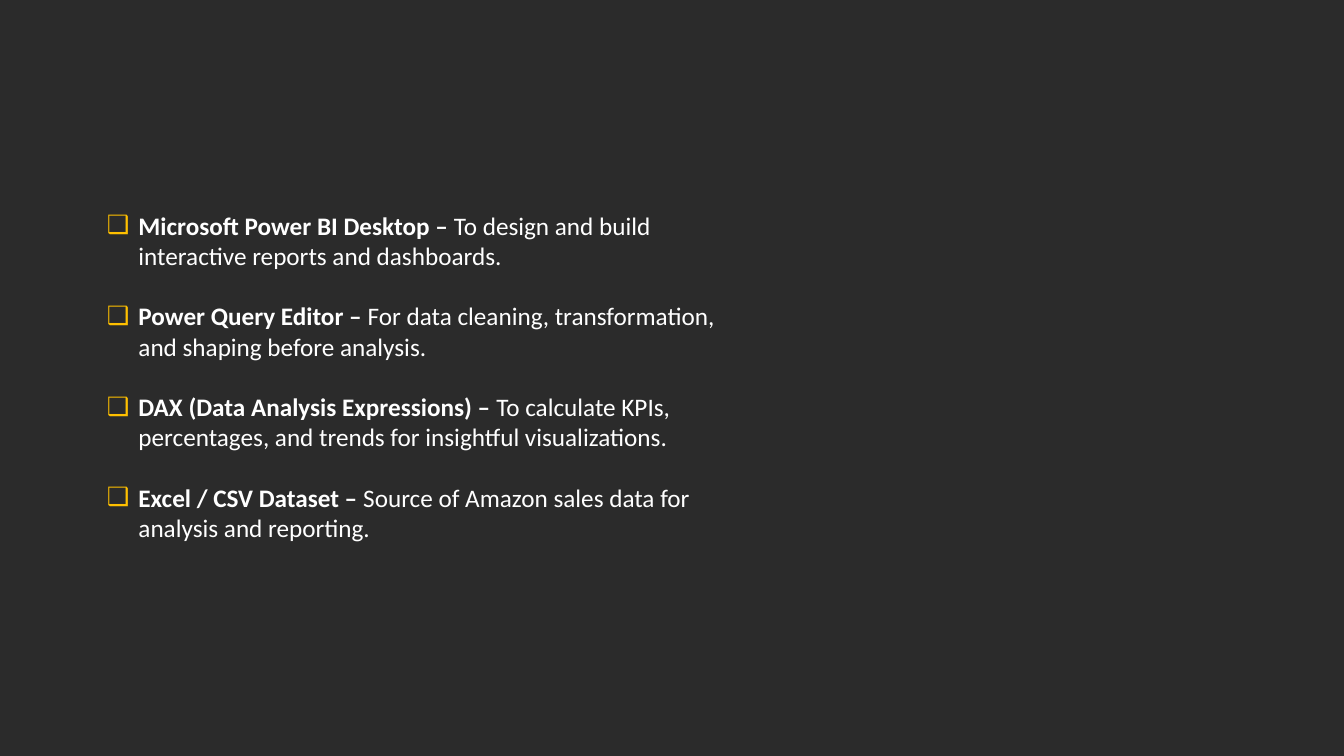
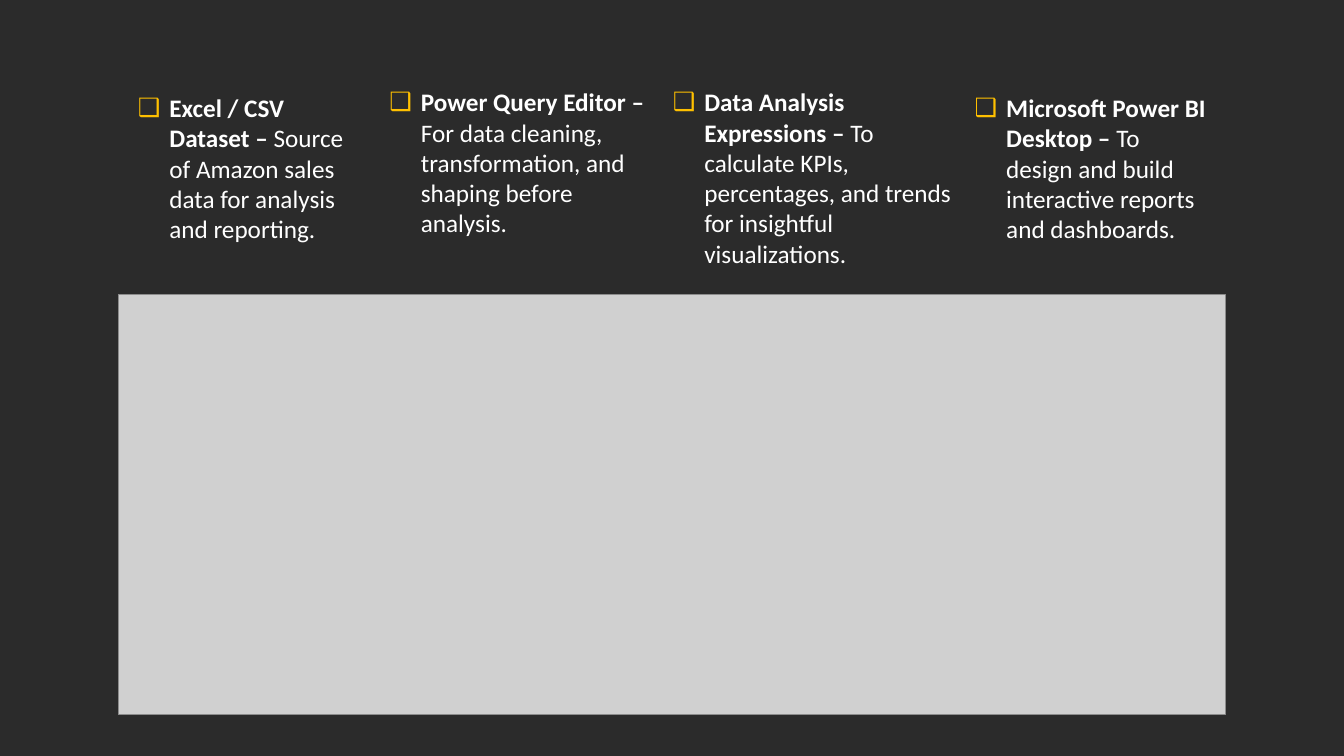
Before and after one commit to prafullwahatule/BI-Amazon-Sale-Report, a slide deck: slide 27 of Report/Amazon Sales Report.pptx. Drawn at 1344x756 pixels with LibreOffice and Linux fonts; fonts in the diff are those of the drawing; grey boxes stand for pictures; background and template pictures are left out; a plain dark background stands for a picture behind light text. Boxes give left, top, right and bottom in pixels: in the first picture for what was removed or moved away, otherwise in the second. Text is boxed around its words. In the diff, an @@ line names an element or a change of style, - is before the commit and + after.

Commit message:
add ppt with some ,,,

```diff
--- a/Report/Amazon Sales Report.pptx
+++ b/Report/Amazon Sales Report.pptx
@@ text added at [169, 99, 344, 243], 18 pt, text #FFFFFF @@
+❑ Excel / CSV Dataset – Source of Amazon sales data for analysis and reporting.
@@ text added at [421, 93, 626, 236], 18 pt, text #FFFFFF @@
+❑ Power Query Editor – For data cleaning, transformation, and shaping before analysis.
@@ text at [704, 93, 951, 263]: text changed @@
-❑ Microsoft Power BI Desktop – To design and build interactive reports and dashboards.
-❑ Power Query Editor – For data cleaning, transformation, and shaping before analysis.
-❑ DAX (Data Analysis Expressions) – To calculate KPIs, percentages, and trends for insightful visualizations.
-❑ Excel / CSV Dataset – Source of Amazon sales data for analysis and reporting.
+❑ Data Analysis Expressions – To calculate KPIs, percentages, and trends for insightful visualizations.
@@ text added at [1006, 99, 1206, 238], 18 pt, text #FFFFFF @@
+❑ Microsoft Power BI Desktop – To design and build interactive reports and dashboards.
@@ picture added at [119, 295, 1226, 716] @@
```
Also in this commit, not shown: 11 other slides changed, 1 other file.
